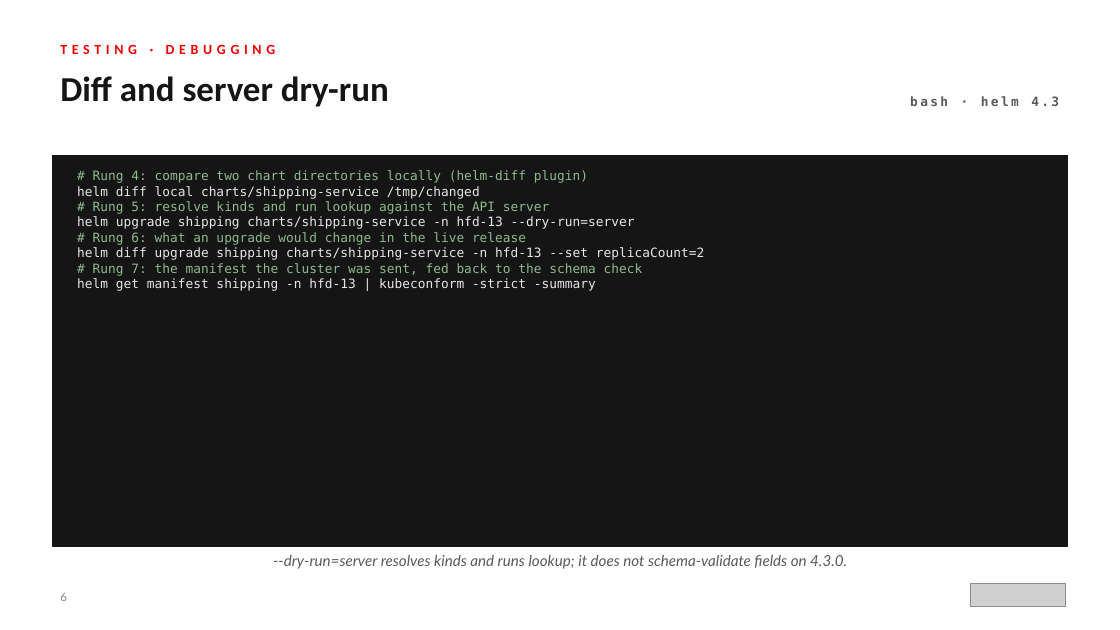
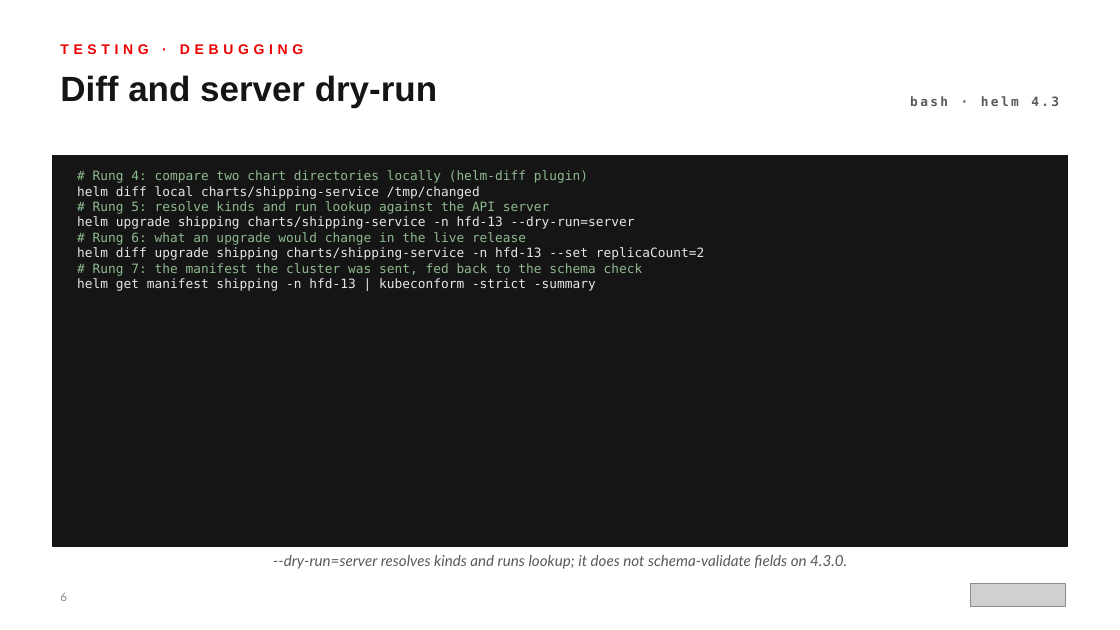
Before and after one commit to patterncatalyst/helm-for-developers, a slide deck: slide 6 of presentation/helm-201/Helm-201-r1.0.pptx. Drawn at 1120x630 pixels with LibreOffice and Linux fonts; fonts in the diff are those of the drawing; grey boxes stand for pictures. Boxes give left, top, right and bottom in pixels: in the first picture for what was removed or moved away, otherwise in the second. Text is boxed around its words. In the diff, an @@ line names an element or a change of style, - is before the commit and + after.

```diff
--- a/presentation/helm-201/Helm-201-r1.0.pptx
+++ b/presentation/helm-201/Helm-201-r1.0.pptx
@@ text "TESTING · DEBUGGING" at (60,44,303,54): font Calibri to Arial @@
@@ text "Diff and server dry-run" at (60,75,437,108): font Calibri to Arial @@
```
Also in this commit, not shown: 41 other slides changed, 13 other files.
